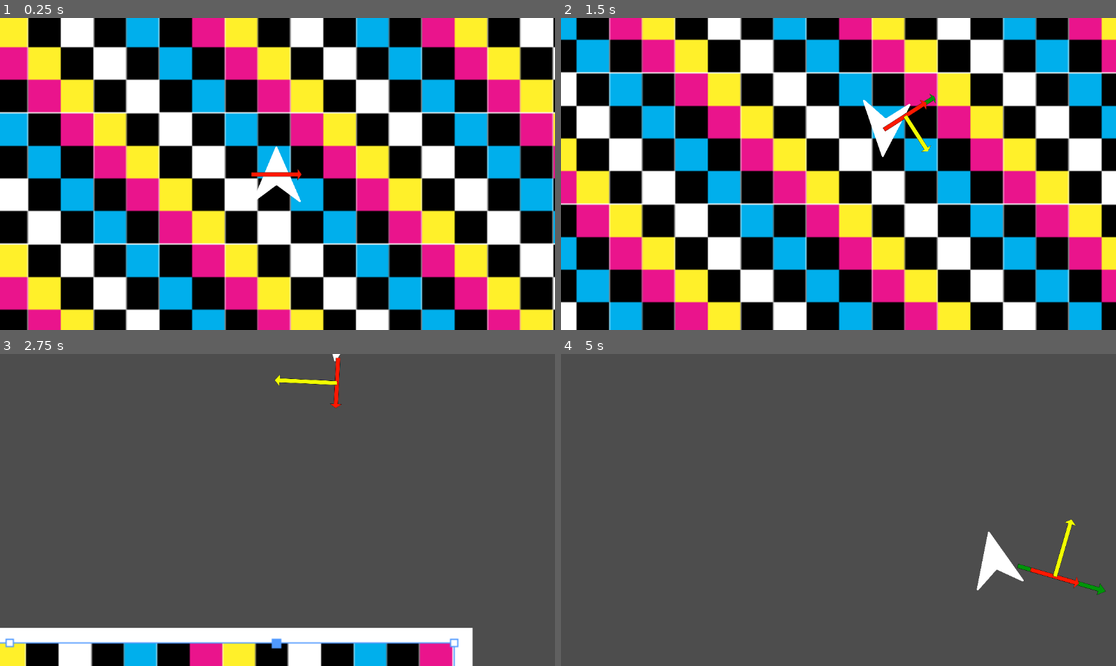
Above: before the commit, frames 1-4 (two rows, left to right).
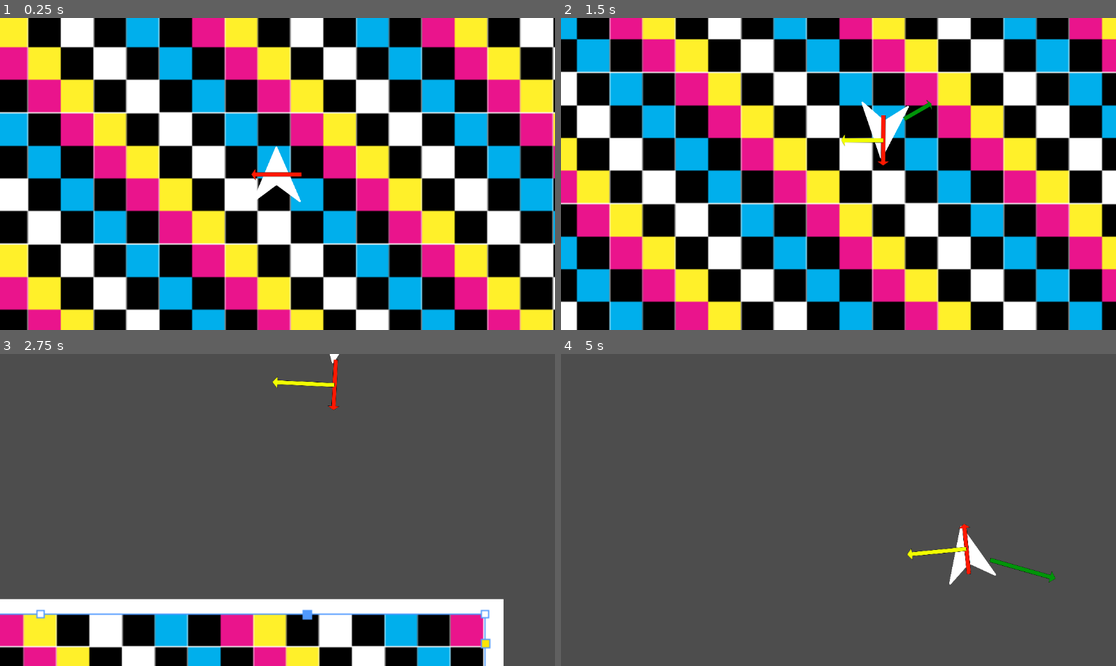
Above: after the commit, the same moments.

Repository: ParadoxArcher/Angle_Advantage
Game: Godot game, scene res://Scenes/GameScene.tscn
Two runs of this game, one before a commit and one after it. Both use one fixed random seed, a clock stepped at 60 frames per second and the inputs below.
Inputs:
- Up to frame 1 (0.25 s): no input
- Up to frame 2 (1.5 s): tap Enter at 0.5 s; hold D (RotateRight) 0.53-1.28 s; hold W (Boost) 0.53-1.28 s; hold S (Back) from 1.28 s (still down); tap W (Boost) at 1.35 s
- Up to frame 3 (2.75 s): release S (Back) at 2.03 s; hold D (RotateRight) from 2.03 s (still down); hold W (Boost) from 2.03 s (still down); tap Space (Dodge) at 2.1 s
- Up to frame 4 (5 s): release W (Boost) at 2.78 s; tap W (Boost) at 2.85, 4.55 s; release D (RotateRight) at 3.53 s; hold W (Boost) 3.53-4.28 s; hold A (RotateLeft) from 3.53 s (still down); tap Space (Dodge) at 4.35 s

The runs differ from the first frame. In frame 1, less than 0.1% of the frame differs, in the area x 45-55%, y 48-53%; in frame 2, 11%; in frame 3, 18%, in the area x 0-91%, y 0-100%; in frame 4, 1.7%.

Commit message:
vault backup: 2025-01-14 10:44:36

Diff:
--- a/zProject Files/Godot/Scripts/PlayerScript.gd
+++ b/zProject Files/Godot/Scripts/PlayerScript.gd
@@ -12,7 +12,7 @@
 @export var MaxSpeed = [1000, 1000] # {0: Fluctuating, 1: BaseMaxSpeed} ## Beware DodgeMaxSpeed
 @export var SpeedAccel = .025
 @export var SpeedDecel = [.01, .01] # {0: Fluctuating,  1: Decel} ## Beware BrakeDecelMult
-@export var BoostDecay = [0, .4, .01] # {0: Fluctuating,  1:BoostRelease, 2: DecayRate}
+@export var BoostDecay = [0, .3, .01] # {0: Fluctuating,  1:BoostRelease, 2: DecayRate}
 var BoostDir = Vector2(0, 0)
 var AccelRate = 0
 
@@ -66,9 +66,10 @@
 		#else:
 		#	BoostDecay[0] = 1
 	else:
-		BoostDir = lerp(velocity / MaxSpeed[1], BoostDir, BoostDecay[0] )
 		if BoostDecay[0] >= 0:
+			BoostDir = Vector2(cos(rotation), sin(rotation)) * BoostDecay[0]
 			BoostDecay[0] -= BoostDecay[2]
+
 		print(BoostDecay)
 		AccelRate = SpeedDecel[0]
 	print(AccelRate)
Not shown, changed: .obsidian/workspace.json
